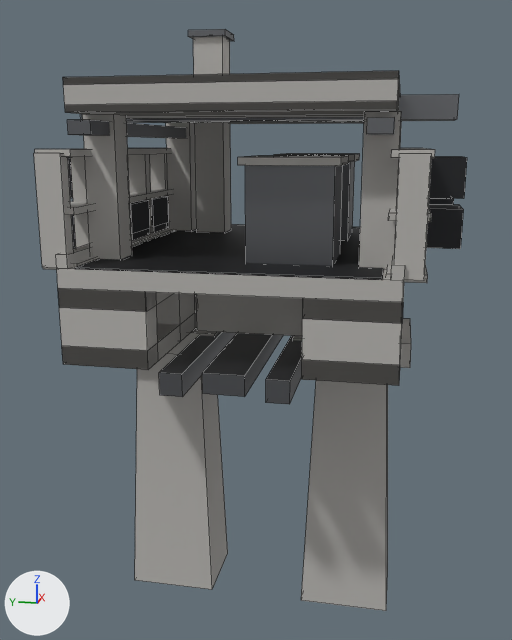
One commit to the FBX model Assets/_Project/04.Art/02.Models/Megastructure/SM_Mega_Industry.fbx: the scene before it, then after it.
Before and after are seen from a camera (50 mm lens) standing at (-85.8, -16.3, 43.9) and looking at (-0.1, 0.9, 22.5). Every picture has the same lights, and +X, +Y and +Z are marked at lower left. The first picture is the older version. Mesh edges are drawn as thin lines. Where no turn or scale is listed for an object, it has been applied to the vertices. Vertices at exactly the same position are counted once.

In view in the first picture: 'SM_Mega_Industry'.
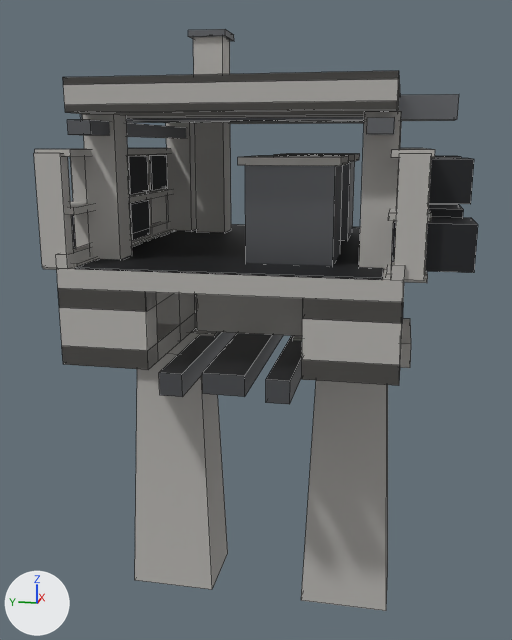
Pixel boxes (x1, y1, x2, y2) of what changed, in the pictures (512 x 640 px; the box of a moved part takes in the faces that stretch with it):
'SM_Mega_Industry', reshaped: before (34, 29, 467, 611); after (34, 29, 478, 611)
part 1 of me_sm_mega_industry, moved or reshaped: before (397, 157, 467, 199); after (391, 217, 478, 273)
part 2 of me_sm_mega_industry, moved or reshaped (mostly hidden): before (429, 198, 454, 205); after (429, 204, 458, 205)
part 3 of me_sm_mega_industry, moved or reshaped (mostly hidden before): before (68, 157, 73, 198); after (397, 158, 474, 204)
part 4 of me_sm_mega_industry, moved or reshaped (mostly hidden afterwards): before (151, 196, 169, 233); after (435, 156, 461, 158)
part 5 of me_sm_mega_industry, added: after (128, 156, 149, 194)
part 6 of me_sm_mega_industry, added: after (149, 155, 168, 190)

Edits to the bpy script that builds the scene:
```text
Change me_sm_mega_industry:
    used by ob_sm_mega_industry; location = (0.0, 0.0, 0.0)
    remove me_sm_mega_industry.from_pydata(...)  # 584 vertices, 462 faces; spans x -21.0..21.0, y -23.2..23.3, z -14.0..58.6
    add me_sm_mega_industry.from_pydata(...)  # 616 vertices, 486 faces; spans x -21.0..21.0, y -23.2..23.3, z -14.0..58.6
    me_sm_mega_industry part 1: the loose piece of 8 vertices spanning x -3.2..3.2, y -23.2..-15.7, z 38.2..42.6 is moved by (-15.8, 0.0, -5.6)
    me_sm_mega_industry part 2: the loose piece of 8 vertices spanning x 12.6..19.0, y -23.2..-15.7, z 32.6..37.0 is moved by (-7.9, 0.0, 0.0)
    me_sm_mega_industry part 3: the loose piece of 8 vertices spanning x -11.1..-4.7, y 15.8..23.3, z 38.2..42.6 is moved by (0.0, -39.0, 0.0)
    me_sm_mega_industry part 4: the loose piece of 8 vertices spanning x 4.7..11.1, y 15.8..23.3, z 32.6..37.0 is moved by (0.0, -39.0, 5.6)
    me_sm_mega_industry part 5: a new loose piece, a box spanning x -3.2..3.2, y 15.8..23.3, z 38.2..42.6, in mat_m_mega_dark (dark grey #3e3f42)
    me_sm_mega_industry part 6: a new loose piece, a box spanning x 4.7..11.1, y 15.8..23.3, z 38.2..42.6, in mat_m_mega_dark (dark grey #3e3f42)
    other edits to the shape of me_sm_mega_industry do not show in these pictures
```
